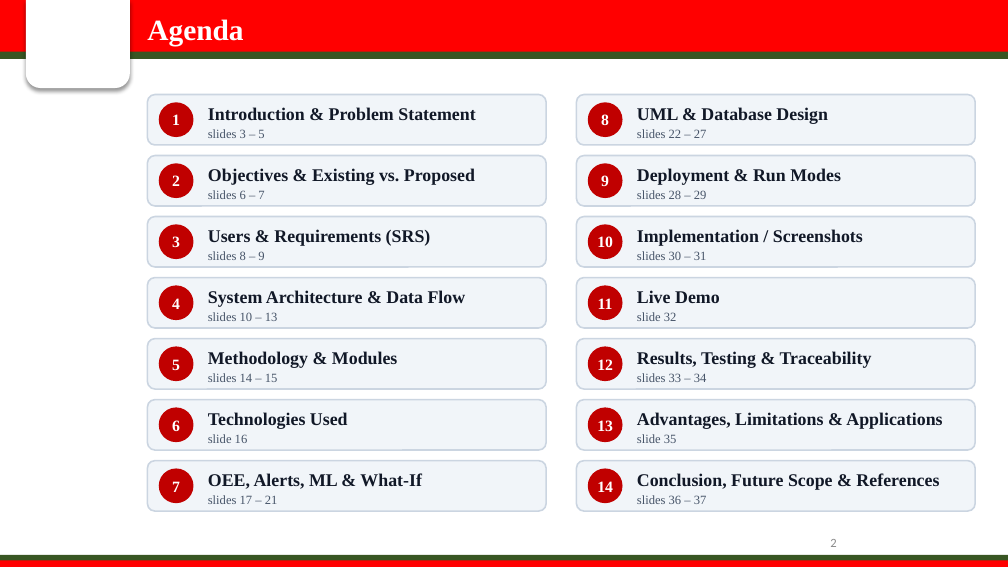
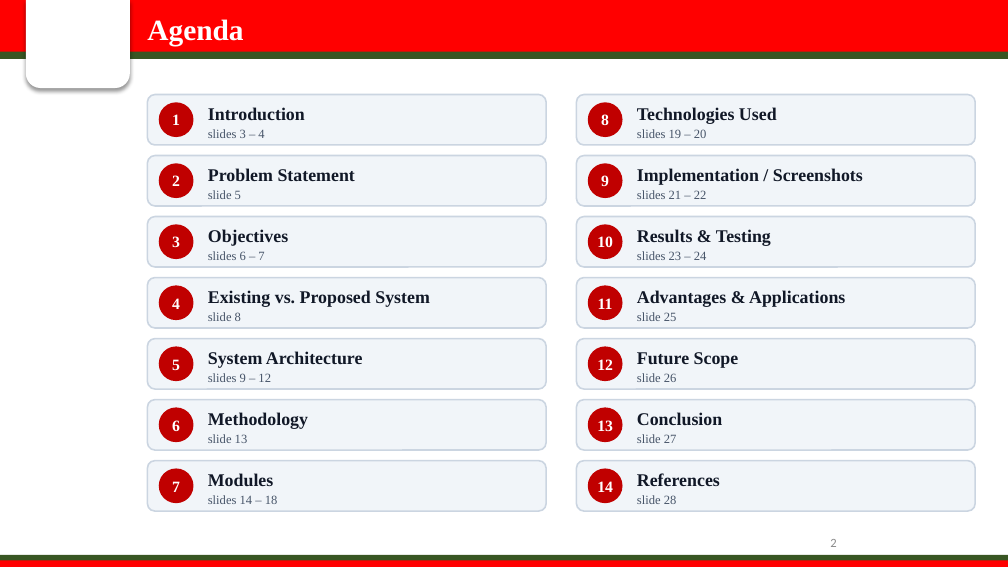
Before and after one commit to sanika-2811/oee-smart-factory, a slide deck: slide 2 of presentation/OEE_Smart_Factory_Presentation.pptx. Drawn at 1008x567 pixels with LibreOffice and Linux fonts; fonts in the diff are those of the drawing; background and template pictures are left out. Boxes give left, top, right and bottom in pixels: in the first picture for what was removed or moved away, otherwise in the second. Text is boxed around its words. In the diff, an @@ line names an element or a change of style, - is before the commit and + after.

```diff
--- a/presentation/OEE_Smart_Factory_Presentation.pptx
+++ b/presentation/OEE_Smart_Factory_Presentation.pptx
@@ text at <box>208,107,305,120</box>: text changed @@
-Introduction & Problem Statement
+Introduction
@@ text at <box>637,107,777,124</box>: text changed @@
-UML & Database Design
+Technologies Used
@@ text at <box>208,129,264,138</box>: text changed @@
-slides 3 – 5
+slides 3 – 4
@@ text at <box>637,129,707,138</box>: text changed @@
-slides 22 – 27
+slides 19 – 20
@@ text at <box>208,168,355,181</box>: text changed @@
-Objectives & Existing vs. Proposed
+Problem Statement
@@ text "Implementation / Screenshots": place and size @@
-text "Implementation / Screenshots" at <box>637,229,863,246</box>
+text "Implementation / Screenshots" at <box>637,168,863,185</box>
@@ text removed at <box>637,168,841,185</box> @@
-Deployment & Run Modes
@@ text at <box>208,190,241,199</box>: text changed @@
-slides 6 – 7
+slide 5
@@ text at <box>637,190,707,199</box>: text changed @@
-slides 28 – 29
+slides 21 – 22
@@ text at <box>208,229,288,246</box>: text changed @@
-Users & Requirements (SRS)
+Objectives
@@ text added at <box>637,229,771,246</box>, 17 pt, text #111827, bold @@
+Results & Testing
@@ text at <box>208,251,264,260</box>: text changed @@
-slides 8 – 9
+slides 6 – 7
@@ text at <box>637,251,707,260</box>: text changed @@
-slides 30 – 31
+slides 23 – 24
@@ text at <box>208,290,430,307</box>: text changed @@
-System Architecture & Data Flow
+Existing vs. Proposed System
@@ text at <box>637,290,845,307</box>: text changed @@
-Live Demo
+Advantages & Applications
@@ text at <box>208,312,241,321</box>: text changed @@
-slides 10 – 13
+slide 8
@@ text at <box>637,312,677,321</box>: text changed @@
-slide 32
+slide 25
@@ text at <box>208,351,363,368</box>: text changed @@
-Methodology & Modules
+System Architecture
@@ text at <box>637,352,739,368</box>: text changed @@
-Results, Testing & Traceability
+Future Scope
@@ text at <box>208,373,271,382</box>: text changed @@
-slides 14 – 15
+slides 9 – 12
@@ text at <box>637,373,677,382</box>: text changed @@
-slides 33 – 34
+slide 26
@@ text at <box>208,412,308,429</box>: text changed @@
-Technologies Used
+Methodology
@@ text at <box>637,412,722,425</box>: text changed @@
-Advantages, Limitations & Applications
+Conclusion
@@ text at <box>208,434,248,443</box>: text changed @@
-slide 16
+slide 13
@@ text at <box>637,434,677,443</box>: text changed @@
-slide 35
+slide 27
@@ text at <box>208,473,274,486</box>: text changed @@
-OEE, Alerts, ML & What-If
+Modules
@@ text at <box>637,473,720,486</box>: text changed @@
-Conclusion, Future Scope & References
+References
@@ text at <box>208,495,278,504</box>: text changed @@
-slides 17 – 21
+slides 14 – 18
@@ text at <box>637,495,677,504</box>: text changed @@
-slides 36 – 37
+slide 28
```
Also in this commit, not shown: 2 other slides changed, 5 slides added, 14 slides removed, 13 other files.
